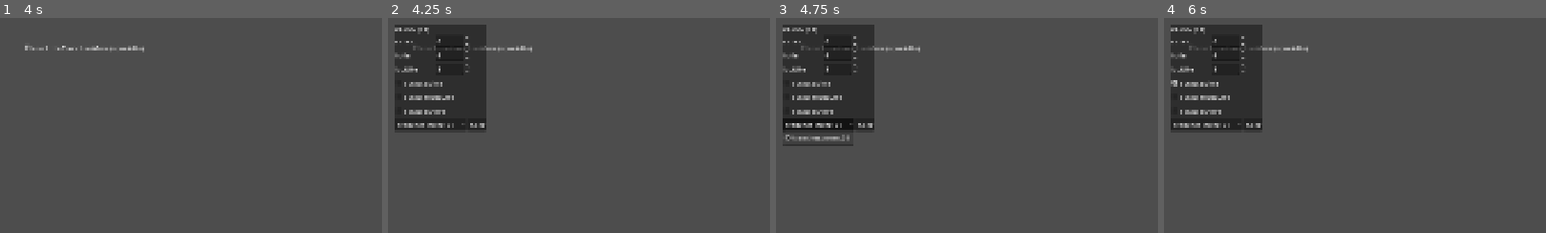
Above: before the commit, frames 1-4 (left to right).
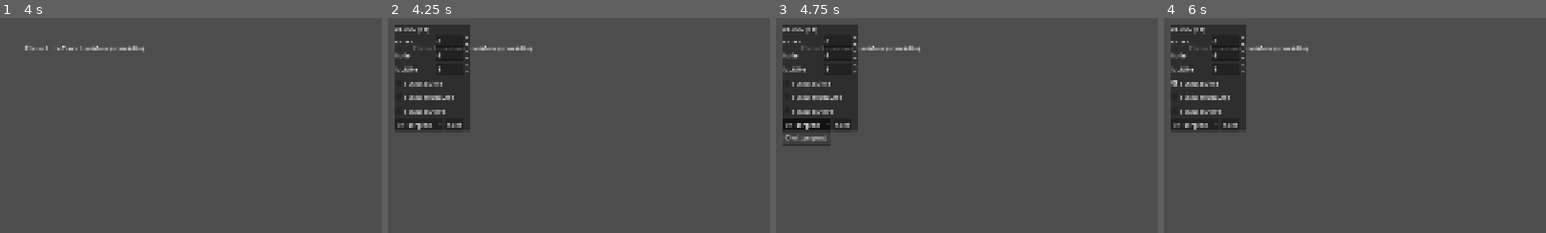
Above: after the commit, the same moments.

Repository: Mazklaus/le-dernier-pli
Game: Godot game, scene res://scenes/titre/titre.tscn
The game is run twice, just before and just after one commit, with the same random seed, the same clock (stepped at 60 frames per second) and the same inputs.
Inputs (mouse positions are % of the whole screen's width and height, from its top left):
- Up to frame 1 (4 s): tap Enter (ui_accept) at 0.5, 0.77, 1.25, 2, 2.75, 3.5, 3.77 s; move the mouse to (72, 45) at 0.52 s; press the mouse at (72, 45) at 0.53 s; release the mouse at (72, 45) at 1.25 s; drag from (30, 55) to (45, 70) at 1.27 s; move the mouse to (60, 28) at 2.02 s; hold Shift 2.03-2.75 s; click (60, 28) at 2.17 s; drag from (45, 70) to (20, 35) at 2.77 s; move the mouse to (80, 65) at 3.52 s; tap Ctrl at 3.6 s; click (80, 65) at 3.67 s
- Up to frame 2 (4.25 s): tap F1 (debug_menu) at 4.15 s
- Up to frame 3 (4.75 s): click (6, 25) at 4.25 s, where only the run before the commit has a clickable "tranchee_mere_01"
- Up to frame 4 (6 s): click (4, 25) at 5 s, where only the run after the commit has a clickable "e1_sergent"; click "sceau_abime" at 5.75 s
The pictures show only the part of the screen within x 0-50%, y 0-50%; the shares and areas given below are measured in that part.

Frame 1 is identical in both runs. In frame 2, 2.3% of the frame differs, in the area x 2-26%, y 3-52%; in frame 3, 2.6%, in the area x 2-26%, y 3-60%; in frame 4, 2.3%.

Commit message:
Ajoute les shaders trait tremblé et papier par étape
Shaders plein écran pour le renderer Compatibility, valeurs des 7 étapes
dans PapierEtapes, test GUT associé. Corrige l'exemple d'identifiant de
rencontre du menu de débogage (e1_sergent).

Co-Authored-By: Claude Opus 5.5 <noreply@anthropic.com>
Claude-Session: https://claude.ai/code/session_011WbKxDKs4E66C3p7jDXuAA

Diff:
--- a/debug/debug_menu.gd
+++ b/debug/debug_menu.gd
@@ -13,7 +13,7 @@
 #   SceneRouter : périmètre Lead Prog, fonction de saut encore à confirmer.
 const GAUGES: Array[StringName] = [&"vivres", &"huile", &"lucidite"]
 const SEAL_FLAGS: Array[StringName] = [&"sceau_abime", &"sceau_rechauffe", &"sceau_ouvert"]
-const ENCOUNTERS: Array[StringName] = [&"tranchee_mere_01"]  # à remplir (Level Designer)
+const ENCOUNTERS: Array[StringName] = [&"e1_sergent"]  # à remplir (Level Designer)
 
 
 func _get_gauge(id: StringName) -> int:
--- /dev/null
+++ b/shaders/papier.gdshader
@@ -0,0 +1,50 @@
+// Papier par étape : remappe la scène (dessinée en encre #15130F sur papier
+// #E8E5DA) vers le papier et l'encre de l'étape, ajoute le grain, et laisse
+// passer le rouge intact. À poser sur un ColorRect plein écran, dans un
+// CanvasLayer AU-DESSUS du trait tremblé et SOUS l'interface.
+// Compatible renderer Compatibility (GLES3 / WebGL2).
+shader_type canvas_item;
+
+uniform sampler2D ecran : hint_screen_texture, filter_linear;
+uniform vec4 couleur_papier : source_color = vec4(0.910, 0.898, 0.855, 1.0); // #E8E5DA
+uniform vec4 couleur_encre : source_color = vec4(0.082, 0.075, 0.059, 1.0);  // #15130F
+uniform vec4 couleur_rouge : source_color = vec4(0.608, 0.110, 0.110, 1.0);  // #9B1C1C
+// Seuil de détection du rouge (r - max(g, b)).
+uniform float seuil_rouge : hint_range(0.0, 1.0) = 0.18;
+// 0 = rouge normal, 1 = rouge effacé (devient encre), pour les effets de Lucidité.
+uniform float rouge_efface : hint_range(0.0, 1.0) = 0.0;
+uniform float grain : hint_range(0.0, 0.3) = 0.06;
+// Taille du grain en pixels à 1080p.
+uniform float taille_grain_px : hint_range(1.0, 8.0) = 1.5;
+// Le grain ne change que quelques fois par seconde : papier, pas pellicule.
+uniform float grain_par_seconde : hint_range(0.0, 24.0) = 6.0;
+
+float hash(vec2 p) {
+	p = fract(p * vec2(123.34, 456.21));
+	p += dot(p, p + 45.32);
+	return fract(p.x * p.y);
+}
+
+void fragment() {
+	vec3 src = texture(ecran, SCREEN_UV).rgb;
+	// Position de chaque pixel entre l'encre de référence (0) et le papier de référence (1).
+	const vec3 ENCRE_REF = vec3(0.082, 0.075, 0.059);
+	const vec3 PAPIER_REF = vec3(0.910, 0.898, 0.855);
+	float l = dot(src, vec3(0.299, 0.587, 0.114));
+	float l_encre = dot(ENCRE_REF, vec3(0.299, 0.587, 0.114));
+	float l_papier = dot(PAPIER_REF, vec3(0.299, 0.587, 0.114));
+	float t = clamp((l - l_encre) / (l_papier - l_encre), 0.0, 1.0);
+	vec3 remappe = mix(couleur_encre.rgb, couleur_papier.rgb, t);
+
+	// Le rouge garde sa couleur (sauf si on l'efface).
+	float rougeur = smoothstep(seuil_rouge, seuil_rouge + 0.12, src.r - max(src.g, src.b));
+	vec3 rouge = mix(couleur_rouge.rgb, couleur_encre.rgb, rouge_efface);
+	vec3 c = mix(remappe, rouge, rougeur);
+
+	vec2 taille_ecran = 1.0 / SCREEN_PIXEL_SIZE;
+	float k = taille_ecran.y / 1080.0;
+	float pas = floor(TIME * grain_par_seconde);
+	float n = hash(floor(SCREEN_UV * taille_ecran / (taille_grain_px * k)) + pas * 7.13) - 0.5;
+	c += n * grain;
+	COLOR = vec4(c, 1.0);
+}
--- /dev/null
+++ b/shaders/papier_etapes.gd
@@ -0,0 +1,21 @@
+## Valeurs du shader papier pour les 7 étapes (planche de style du DA, section VI).
+## Usage : PapierEtapes.appliquer(materiau_papier, GameState.etape)
+class_name PapierEtapes
+extends RefCounted
+
+const ETAPES := {
+	1: {"papier": Color("#E8E5DA"), "encre": Color("#15130F"), "grain": 0.05},  # Tranchée-Mère
+	2: {"papier": Color("#D9D8CF"), "encre": Color("#15130F"), "grain": 0.06},  # No Man's Land
+	3: {"papier": Color("#E3D9BF"), "encre": Color("#15130F"), "grain": 0.04},  # Village aux cloches muettes
+	4: {"papier": Color("#DED3BD"), "encre": Color("#15130F"), "grain": 0.07},  # Hôpital des Recousus
+	5: {"papier": Color("#2A2721"), "encre": Color("#E8E5DA"), "grain": 0.08},  # Forêt de Croix (inversion)
+	6: {"papier": Color("#15130F"), "encre": Color("#E8E5DA"), "grain": 0.09},  # Cathédrale enterrée
+	7: {"papier": Color("#F7F6F1"), "encre": Color("#15130F"), "grain": 0.02},  # Le Destinataire
+}
+
+
+static func appliquer(materiau: ShaderMaterial, etape: int) -> void:
+	var v: Dictionary = ETAPES.get(clampi(etape, 1, 7))
+	materiau.set_shader_parameter(&"couleur_papier", v["papier"])
+	materiau.set_shader_parameter(&"couleur_encre", v["encre"])
+	materiau.set_shader_parameter(&"grain", v["grain"])
--- /dev/null
+++ b/shaders/trait_tremble.gdshader
@@ -0,0 +1,41 @@
+// Trait tremblé : déformation plein écran façon gravure qui vibre.
+// À poser sur un ColorRect plein écran dans un CanvasLayer placé AU-DESSUS du
+// monde et SOUS l'interface (l'UI ne doit pas trembler).
+// Compatible renderer Compatibility (GLES3 / WebGL2).
+// 3 variantes de bruit qui tournent à `images_par_seconde` (6 par défaut),
+// comme les 3 dessins d'une animation "boiling line".
+shader_type canvas_item;
+
+uniform sampler2D ecran : hint_screen_texture, filter_linear;
+// Amplitude en pixels écran à 1080p. 1.5 = repos ; monter quand la Lucidité baisse.
+uniform float amplitude_px : hint_range(0.0, 12.0) = 1.5;
+// Taille des ondulations, en pixels à 1080p.
+uniform float echelle_px : hint_range(4.0, 200.0) = 38.0;
+uniform float images_par_seconde : hint_range(1.0, 24.0) = 6.0;
+uniform int variantes : hint_range(1, 8) = 3;
+
+float hash(vec2 p) {
+	p = fract(p * vec2(123.34, 456.21));
+	p += dot(p, p + 45.32);
+	return fract(p.x * p.y);
+}
+
+float bruit(vec2 p) {
+	vec2 i = floor(p);
+	vec2 f = fract(p);
+	vec2 u = f * f * (3.0 - 2.0 * f);
+	return mix(mix(hash(i), hash(i + vec2(1.0, 0.0)), u.x),
+			mix(hash(i + vec2(0.0, 1.0)), hash(i + vec2(1.0, 1.0)), u.x), u.y);
+}
+
+void fragment() {
+	vec2 taille_ecran = 1.0 / SCREEN_PIXEL_SIZE;
+	// Facteur d'échelle pour que l'effet soit identique quelle que soit la résolution.
+	float k = taille_ecran.y / 1080.0;
+	float image = mod(floor(TIME * images_par_seconde), float(variantes));
+	vec2 graine = vec2(image * 17.3, image * 31.7);
+	vec2 p = SCREEN_UV * taille_ecran / (echelle_px * k) + graine;
+	vec2 d = vec2(bruit(p), bruit(p + vec2(5.2, 1.3))) * 2.0 - 1.0;
+	vec2 uv = SCREEN_UV + d * amplitude_px * k * SCREEN_PIXEL_SIZE;
+	COLOR = texture(ecran, uv);
+}
--- /dev/null
+++ b/tests/unit/test_papier_etapes.gd
@@ -0,0 +1,36 @@
+extends GutTest
+## Valeurs du shader papier par étape (planche de style du DA, section VI).
+
+const SHADER_PAPIER: Shader = preload("res://shaders/papier.gdshader")
+
+
+func _materiau() -> ShaderMaterial:
+	var m := ShaderMaterial.new()
+	m.shader = SHADER_PAPIER
+	return m
+
+
+func test_sept_etapes_definies() -> void:
+	for etape: int in range(1, 8):
+		assert_true(PapierEtapes.ETAPES.has(etape), "étape %d" % etape)
+
+
+func test_etape_1_papier_de_ligne() -> void:
+	var m := _materiau()
+	PapierEtapes.appliquer(m, 1)
+	assert_eq(m.get_shader_parameter(&"couleur_papier"), Color("#E8E5DA"))
+	assert_eq(m.get_shader_parameter(&"couleur_encre"), Color("#15130F"))
+
+
+func test_etapes_5_et_6_inversees() -> void:
+	for etape: int in [5, 6]:
+		var v: Dictionary = PapierEtapes.ETAPES[etape]
+		var papier: Color = v["papier"]
+		var encre: Color = v["encre"]
+		assert_lt(papier.get_luminance(), encre.get_luminance(), "étape %d inversée" % etape)
+
+
+func test_etape_hors_bornes_ramenee() -> void:
+	var m := _materiau()
+	PapierEtapes.appliquer(m, 12)
+	assert_eq(m.get_shader_parameter(&"couleur_papier"), Color("#F7F6F1"))
Not shown, added: shaders/papier.gdshader.uid
Not shown, added: shaders/papier_etapes.gd.uid
Not shown, added: shaders/trait_tremble.gdshader.uid
Not shown, added: tests/unit/test_papier_etapes.gd.uid
